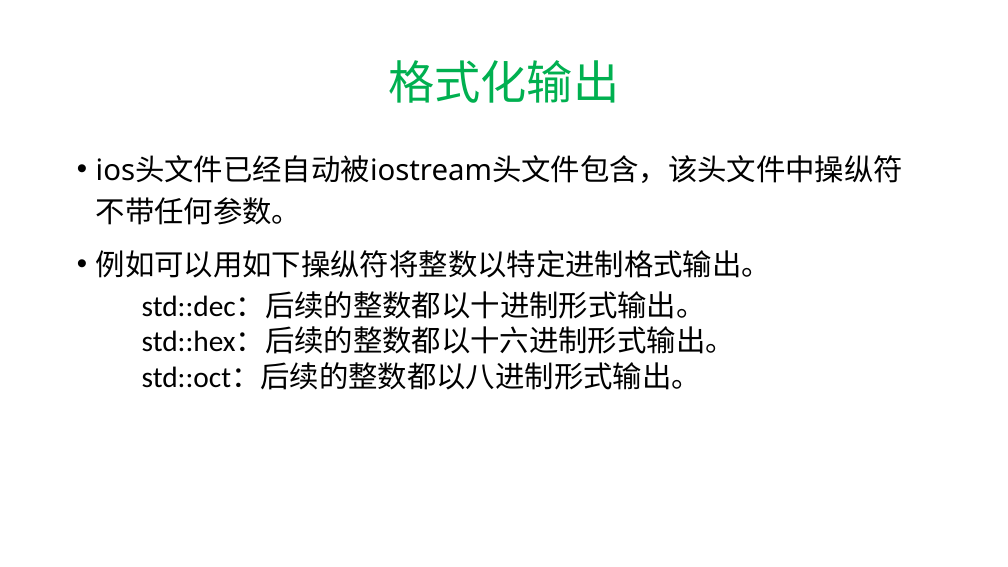
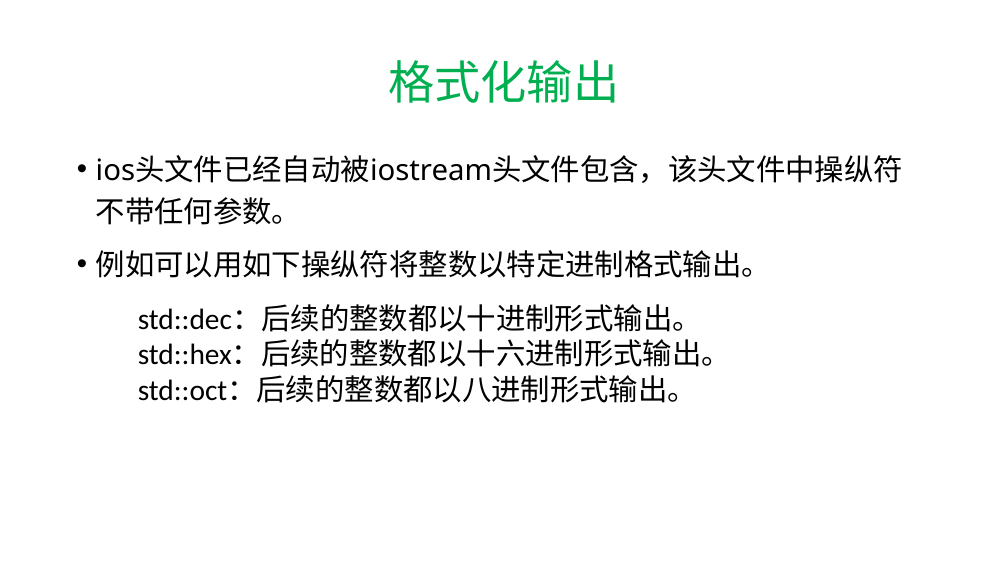
Before and after one commit to hwdong-net/cplusplus17, a slide deck: slide 54 of ppt/2 变量和类型.pptx (slide 53 before the commit). Drawn at 1008x567 pixels with LibreOffice and Linux fonts; fonts in the diff are those of the drawing. Boxes give left, top, right and bottom in pixels: in the first picture for what was removed or moved away, otherwise in the second. Text is boxed around its words. In the diff, an @@ line names an element or a change of style, - is before the commit and + after.

```diff
--- a/ppt/2 变量和类型.pptx
+++ b/ppt/2 变量和类型.pptx
@@ text "std::dec：后续的整数都以十进制形式输出。": place and size @@
-text "std::dec：后续的整数都以十进制形式输出。" at (142, 292, 735, 390)
+text "std::dec：后续的整数都以十进制形式输出。" at (138, 304, 731, 403)
```
Also in this commit, not shown: 10 other slides changed, 1 slide added.
